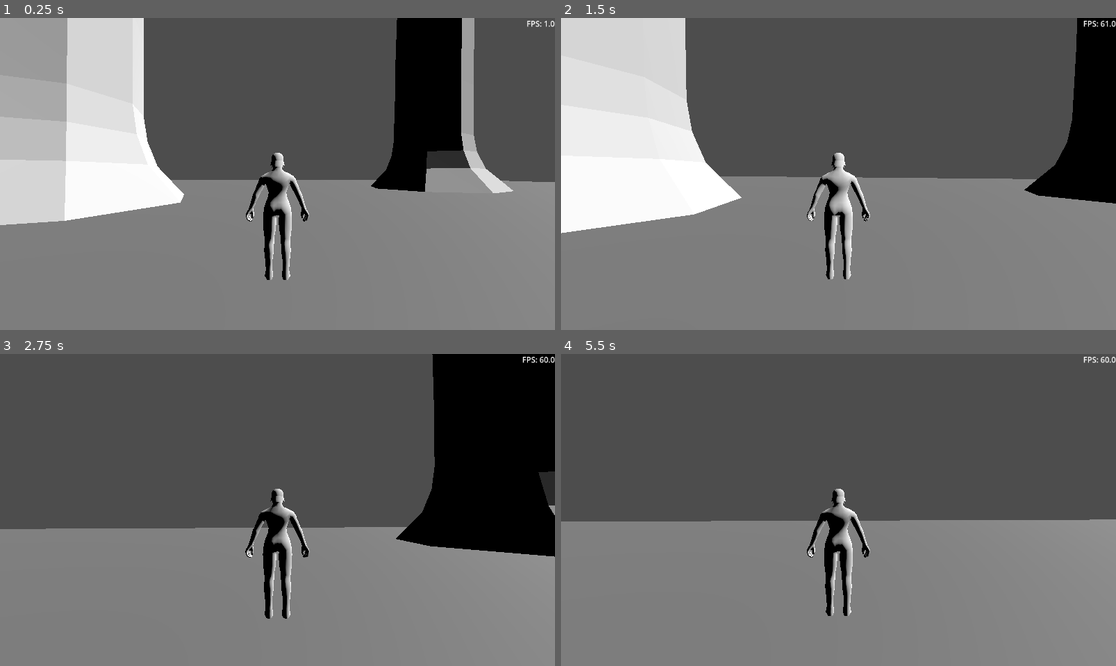
Above: before the commit, frames 1-4 (two rows, left to right).
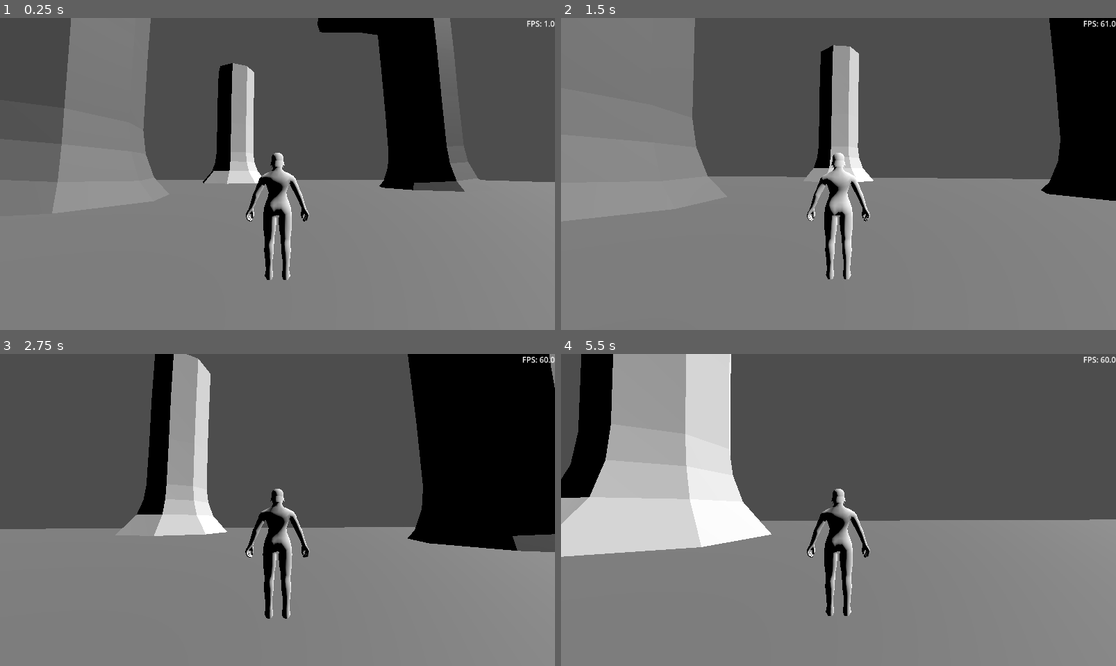
Above: after the commit, the same moments.

Repository: jdspohn/rpg
Game: Godot game, scene res://Scenes/main.tscn
Two runs of this game, one before a commit and one after it. Both use one fixed random seed, a clock stepped at 60 frames per second and the inputs below.
Inputs (mouse positions are in pixels of both pictures, inside the frame that each line leads up to):
- Up to frame 1 (0.25 s): no input
- Up to frame 2 (1.5 s): tap Enter at 0.5 s; move the mouse to (866, 174) at 0.52 s; hold Shift (sprint) 0.53-1.28 s; hold W (move_forward) from 0.53 s (still down); tap Space (jump) at 0.77 s; move the mouse to (810, 174) at 1.27 s; tap Shift (sprint) at 1.35 s
- Up to frame 3 (2.75 s): keep holding W (move_forward); tap Space (jump) at 1.52 s; move the mouse to (288, 503) at 2.02 s; hold Shift (sprint) from 2.03 s (still down)
- Up to frame 4 (5.5 s): keep holding W (move_forward); move the mouse to (832, 516) at 2.77 s; release Shift (sprint) at 2.78 s; tap Shift (sprint) at 2.85, 4.35 s; tap Space (jump) at 3.02, 3.77, 4.52 s; move the mouse to (877, 513) at 3.52 s; hold Shift (sprint) 3.53-4.28 s; move the mouse to (794, 506) at 4.27 s; move the mouse to (844, 510) at 5.02 s; hold Shift (sprint) from 5.03 s (still down)

The runs differ from the first frame. In frame 1, 26% of the frame differs, in the area x 0-93%, y 0-67%; in frame 2, 21%; in frame 3, 8.9%; in frame 4, 19%.

Commit message:
edited tree objects and world scene

Diff:
--- a/Scenes/World/world.tscn
+++ b/Scenes/World/world.tscn
@@ -1,6 +1,7 @@
 [gd_scene format=3 uid="uid://tb8k4ol1femj"]
 
 [ext_resource type="PackedScene" uid="uid://b7qsfc68qlxi3" path="res://Assets/tree.glb" id="1_t1gg8"]
+[ext_resource type="ArrayMesh" uid="uid://btfkwkpil1osg" path="res://Assets/tree.obj" id="2_yp2ti"]
 
 [sub_resource type="PlaneMesh" id="PlaneMesh_e2bkl"]
 size = Vector2(100, 100)
@@ -24,7 +25,12 @@
 shape = SubResource("BoxShape3D_e2bkl")
 
 [node name="tree" parent="." unique_id=1545892663 instance=ExtResource("1_t1gg8")]
-transform = Transform3D(1, 0, 0, 0, 1, 0, 0, 0, 1, -10.996098, 0.0005016327, -7.68248)
+transform = Transform3D(1, 0, 0, 0, 1, 0, 0, 0, 1, -7.791153, 0.0005016327, -34.156437)
 
-[node name="tree2" parent="." unique_id=1335803978 instance=ExtResource("1_t1gg8")]
-transform = Transform3D(0.9961947, 0, 0.08715574, 0, 1, 0, -0.08715574, 0, 0.9961947, 16.14745, 0.00049972534, -18.559982)
+[node name="Tree" type="MeshInstance3D" parent="." unique_id=9475528]
+transform = Transform3D(-0.9964161, -0.0779197, 0.032915186, -0.077877216, 0.9969596, 0.0025725628, -0.033015564, 0, -0.9994548, 16.184807, -1.1144581, -19.193642)
+mesh = ExtResource("2_yp2ti")
+
+[node name="Tree2" type="MeshInstance3D" parent="." unique_id=826193055]
+transform = Transform3D(0.7531178, 0.07150697, 0.65398806, -0.04190375, 0.9972708, -0.06078605, -0.6565498, 0.0183745, 0.7540589, -11.966019, -0.5712185, -8.588232)
+mesh = ExtResource("2_yp2ti")
Not shown, added: Assets/tree.mtl
Not shown, added: Assets/tree.obj
Not shown, added: Assets/tree.obj.import
Not shown, changed: Assets/Blender/tree.blend
Not shown, added: Assets/Blender/tree.blend1
